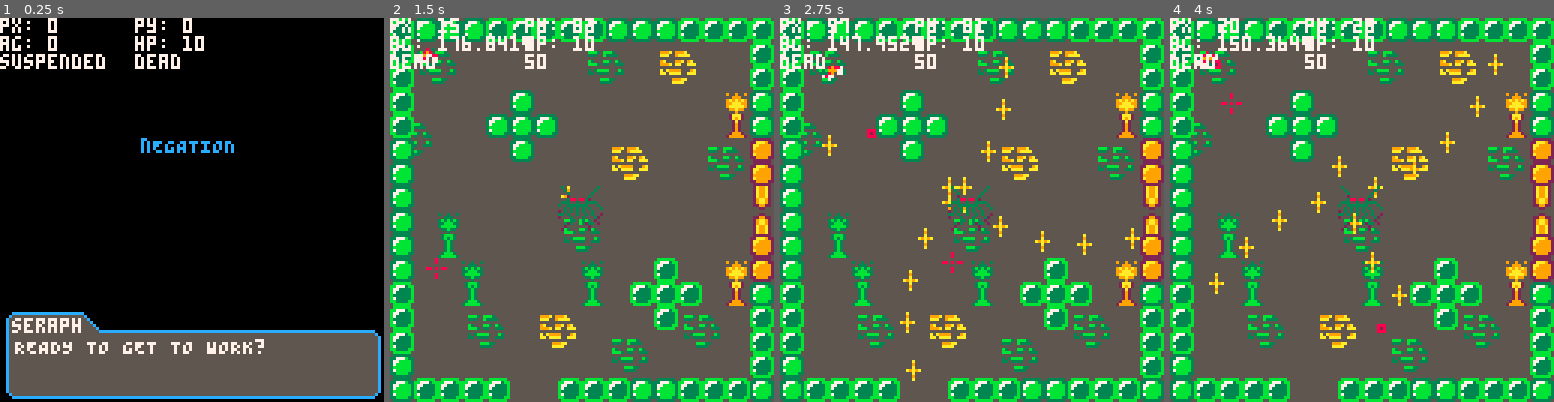
Above: before the commit, frames 1-4 (left to right).
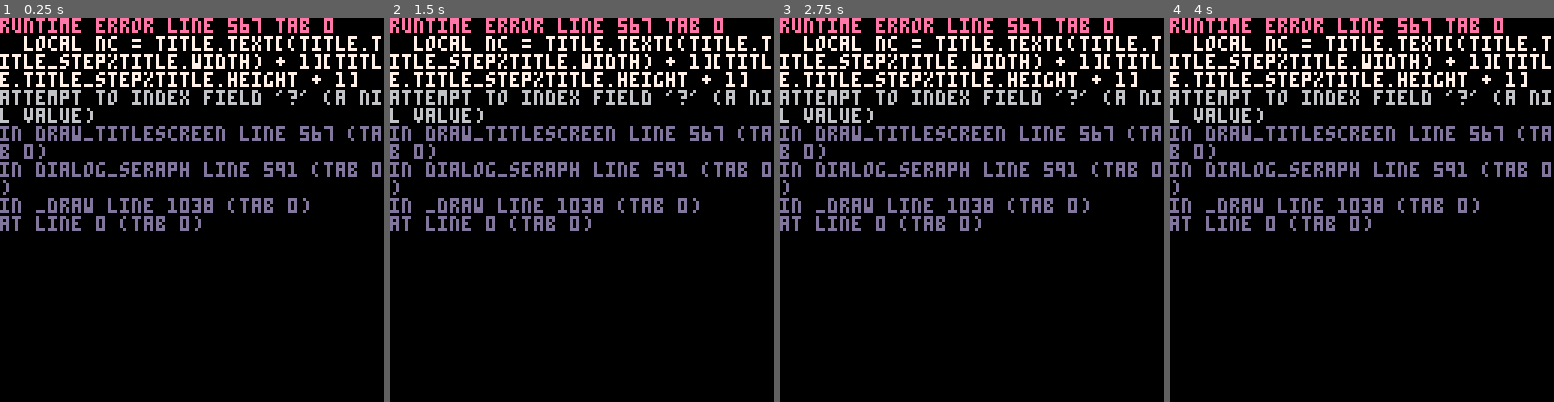
Above: after the commit, the same moments.

Repository: kbrewington/Negation
Game: PICO-8 cartridge negation.p8
The game is run twice, just before and just after one commit, with the same random seed, the same clock (stepped at 60 frames per second) and the same inputs.
Inputs (mouse positions are in pixels of both pictures, inside the frame that each line leads up to):
- Up to frame 1 (0.25 s): no input
- Up to frame 2 (1.5 s): tap X (X key) at 0.33, 1.07 s; click (670, 121) at 0.67 s; tap O (Z key) at 0.7 s; click (436, 267) at 1.22 s
- Up to frame 3 (2.75 s): hold Right 1.6-2.1 s; tap O (Z key) at 1.7, 2.1, 2.5 s; click (887, 114) at 1.77 s; tap X (X key) at 1.85 s; hold Up 2.15-2.42 s; click (952, 259) at 2.32 s; hold Right from 2.47 s (still down)
- Up to frame 4 (4 s): click (1404, 106) at 2.87 s; tap O (Z key) at 2.9, 3.3, 3.7 s; tap X (X key) at 2.97 s; release Right at 3.03 s; hold Left 3.08-3.58 s; click (1465, 256) at 3.42 s; hold Down 3.63-3.97 s; click (1231, 102) at 3.97 s

The runs differ from the first frame. In frame 1, 32% of the frame differs, in the area x 0-100%, y 0-100%; in frame 2, 99%; in frame 3, 99%; in frame 4, 99%.
Error after the commit: runtime error line 567 tab 0; local nc = title.text[(title.title_step%title.width) + 1][title.title_step%title.height + 1]; attempt to index field '?' (a nil v…

Commit message:
began work on titlescreen animation

Diff:
--- a/negation.p8
+++ b/negation.p8
@@ -51,6 +51,23 @@
 c.down_arrow = 3
 c.z_button = 4
 c.x_button = 5
+
+title = {}
+title.title_step = 0
+title.startx = 20
+title.starty = 20
+title.text =    {{1,1,1,1,1,1,1,1,1,1,1,1,1,1,1,1,1,1,1,1,1,1,1,1,1,1,1,1,1,1},
+                 {2,2,2,2,2,2,2,2,2,2,2,2,2,2,2,2,2,2,2,2,2,2,2,2,2,2,2,2,2,2},
+                 {3,3,3,3,3,3,3,3,3,3,3,3,3,3,3,3,3,3,3,3,3,3,3,3,3,3,3,3,3,3},
+                 {4,4,4,4,4,4,4,4,4,4,4,4,4,4,4,4,4,4,4,4,4,4,4,4,4,4,4,4,4,4},
+                 {5,5,5,5,5,5,5,5,5,5,5,5,5,5,5,5,5,5,5,5,5,5,5,5,5,5,5,5,5,5},
+                 {6,6,6,6,6,6,6,6,6,6,6,6,6,6,6,6,6,6,6,6,6,6,6,6,6,6,6,6,6,6}}
+title.height = #title.text
+title.width = #title.text[1]
+title.drawn = {}
+title.drawn.x = {}
+title.drawn.y = {}
+title.drawn.colors = {}
 
 player.last_time = {[c.left_arrow] = 0,
                     [c.right_arrow] = 0,
@@ -301,8 +318,8 @@
 function spr_r(s,x,y,a,w,h)
  sw=(w or 1)*8
  sh=(h or 1)*8
- sx=(s%8)*8
- sy=flr(s/8)*8
+ sx=(s%8)*8 --
+ sy=(s%8)*8 --
  x0=flr(0.5*sw)
  y0=flr(0.5*sh)
  a=a/360
@@ -527,6 +544,41 @@
   end
 end
 
+function draw_titlescreen()
+  --[[
+  blk = 0
+  nvy = 1
+  mroon = 2
+  dk grn = 3
+  brwn = 4
+  drk gry = 5
+  lght gry = 6
+  wht = 7
+  red = 8
+  orange = 9
+  yellow = 10
+  green = 11
+  blue = 12
+  purp = 13
+  pink = 14
+  skin = 15
+  ]]
+  rectfill(0, 0, 127, 127, 0)
+
+  local nx = title.startx+(title.title_step%title.width)
+  local ny = title.starty+(title.title_step%title.height)
+  local nc = title.text[(title.title_step%title.width) + 1][title.title_step%title.height + 1]
+  title.drawn.x[#title.drawn.x+1] = nx
+  title.drawn.y[#title.drawn.y+1] = ny
+  title.drawn.colors[#title.drawn.colors+1] = nc
+  for i=1,#title.drawn.x do
+    pset(title.drawn.x[i], title.drawn.y[i], title.drawn.colors[i])
+  end
+  pset(nx, ny, nc)
+
+  title.title_step = title.title_step + 1
+end
+
 --[[
   print seraph dialog
 ]]
@@ -539,8 +591,7 @@
   local d = dialog.text
 
   if not titlescreen then
-    rectfill(0, 0, 127, 127, 0)
-    print("nEGATION", 47, 40, 12)
+    draw_titlescreen()
   end
 
   rectfill(3, 99, 27, 105, bck_color) -- name rect
@@ -585,15 +636,16 @@
   -- start game
   seraph = {}
   seraph.brd_color = 12
-  seraph.text = "READY TO GET TO WORK?"
+  seraph.text = "ready to get to work?"
   drawdialog = true -- show seraph's dialog
   wait.controls = true -- stop player controls
   yield()
 
   titlescreen = true -- stop showing titlescreen
 
+
   seraph = {} -- reset seraph table to defaults
-  seraph.text = "ALRIGHT, I SEE A DOOR. GIVE MEA MINUTE AND I'LL TRY AND OPENIT"
+  seraph.text = "alright, i see a door. give mea minute and i'll try and openit"
   drawdialog = true -- show seraph's dialog
   wait.controls = true -- stop player controls
   yield()
